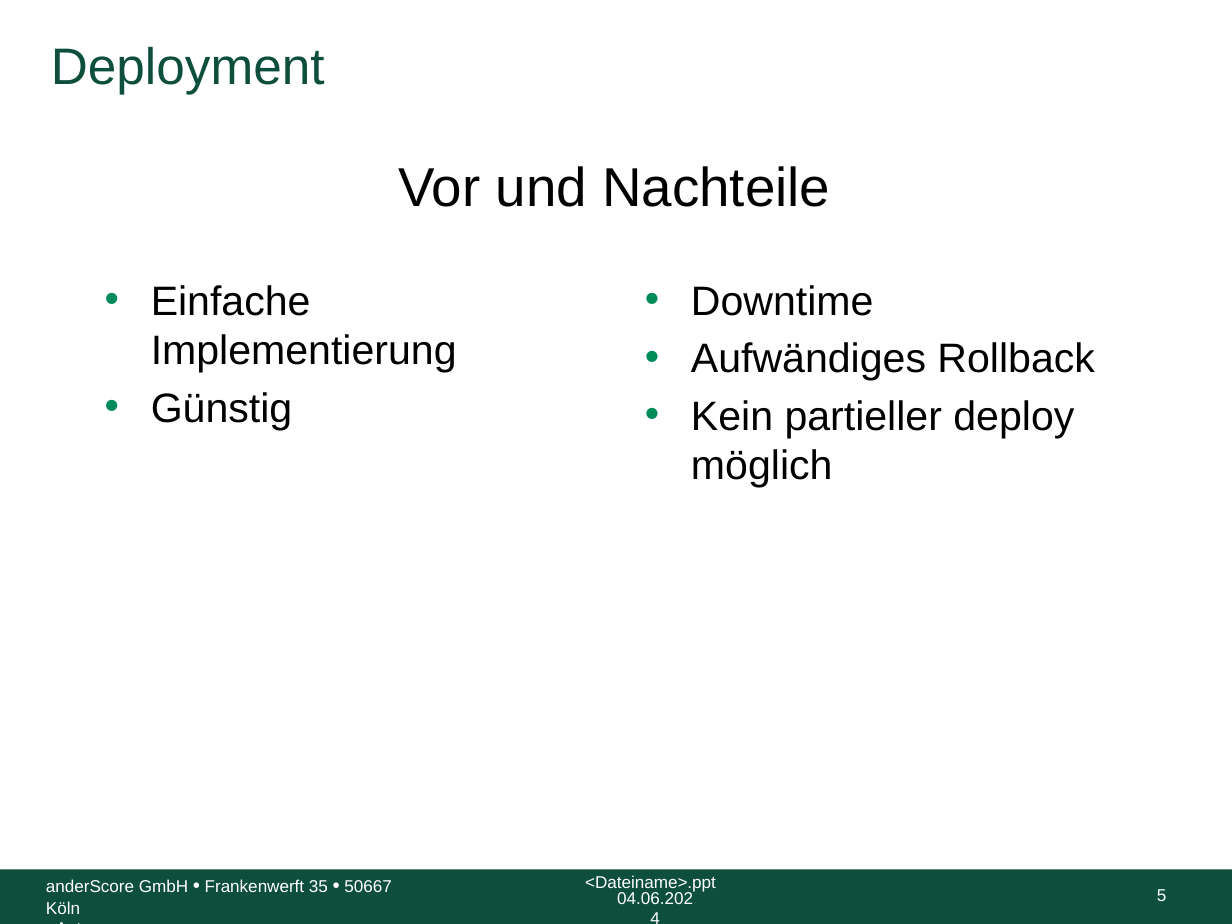
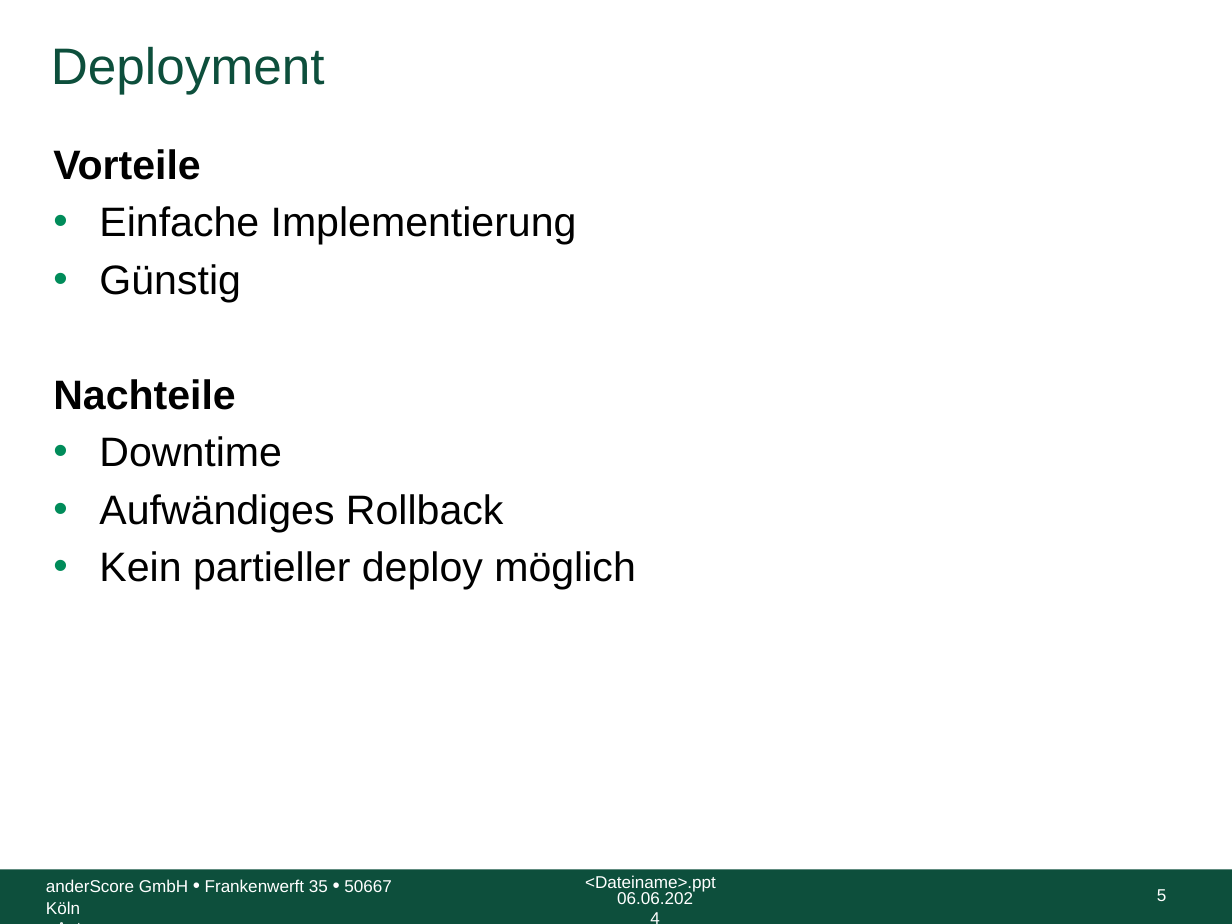
Before and after one commit to anderscore-gmbh/gitlab, a slide deck: slide 5 of slides/Tag-3_4-Deployment-Strategien.pptx. Drawn at 1232x924 pixels with LibreOffice and Linux fonts; fonts in the diff are those of the drawing; background and template pictures are left out. Boxes give left, top, right and bottom in pixels: in the first picture for what was removed or moved away, otherwise in the second. Text is boxed around its words. In the diff, an @@ line names an element or a change of style, - is before the commit and + after.

```diff
--- a/slides/Tag-3_4-Deployment-Strategien.pptx
+++ b/slides/Tag-3_4-Deployment-Strategien.pptx
@@ text "Vorteile": place and size @@
-text "Vorteile" at [151, 285, 457, 430]
+text "Vorteile" at [53, 149, 636, 590]
@@ text at [53, 149, 201, 180]: paragraph added @@
+Vorteile
@@ text removed at [398, 166, 830, 207] @@
-Vor und Nachteile
@@ text removed at [691, 285, 1095, 487] @@
-• Downtime
-• Aufwändiges Rollback
-• Kein partieller deploy möglich
@@ text at [53, 379, 636, 590]: paragraphs added @@
+Nachteile
+• Downtime
+• Aufwändiges Rollback
+• Kein partieller deploy möglich
@@ text at [617, 892, 693, 904]: text changed @@
-04.06.2024
+06.06.2024
```
Also in this commit, not shown: 10 other slides changed, 3 other files.
